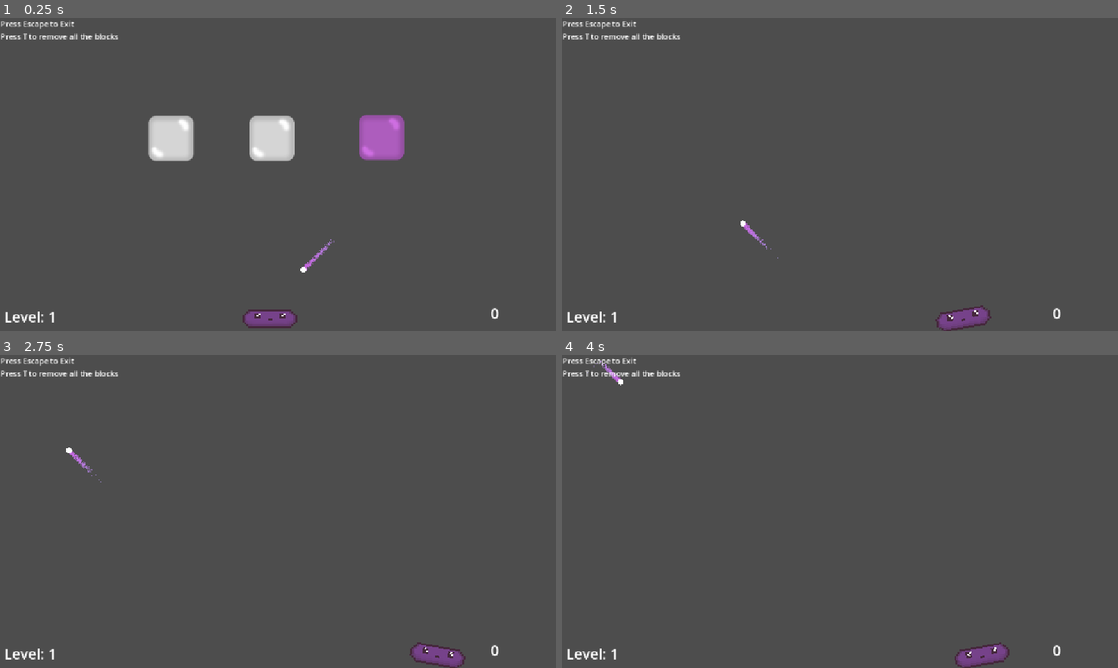
Above: before the commit, frames 1-4 (two rows, left to right).
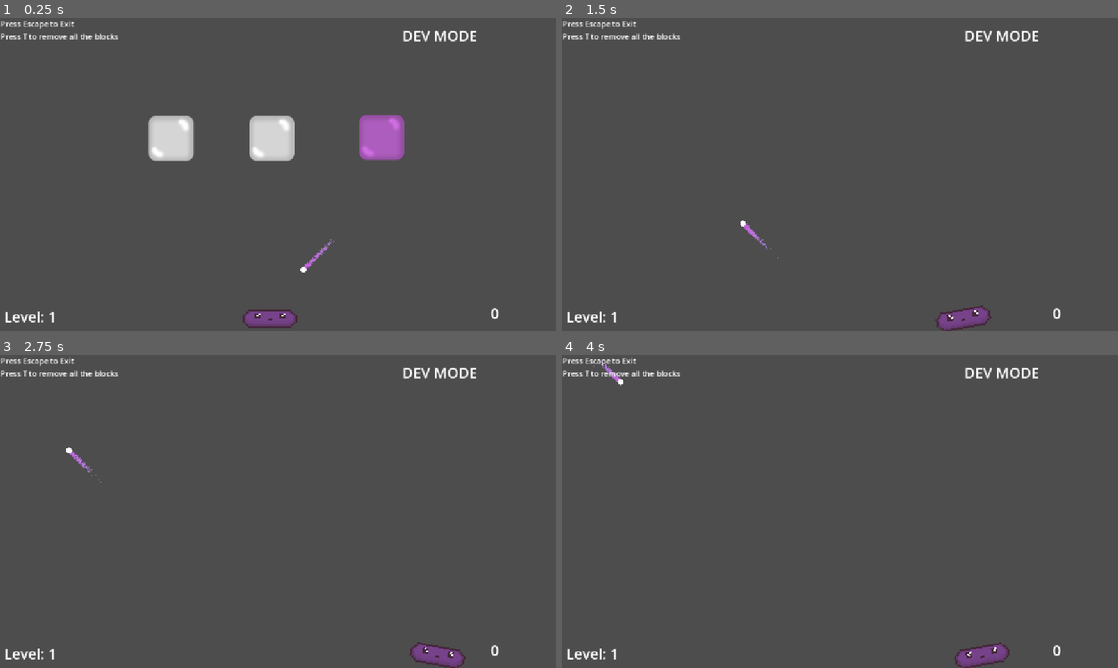
Above: after the commit, the same moments.

Repository: marcibaumel/HEJ_Brick
Game: Godot game, scene res://scenes/levels/customLevel.tscn
The game is run twice, just before and just after one commit, with the same random seed, the same clock (stepped at 60 frames per second) and the same inputs.
Inputs:
- Up to frame 1 (0.25 s): no input
- Up to frame 2 (1.5 s): tap T (destroy_children) at 0.5, 1.35 s; hold Right (ui_right) 0.53-1.28 s; hold T (destroy_children) 0.53-1.28 s; hold Left (ui_left) from 1.28 s (still down)
- Up to frame 3 (2.75 s): tap T (destroy_children) at 2 s; release Left (ui_left) at 2.03 s; hold Right (ui_right) from 2.03 s (still down); hold T (destroy_children) from 2.03 s (still down)
- Up to frame 4 (4 s): release T (destroy_children) at 2.78 s; tap T (destroy_children) at 2.85, 3.5 s; release Right (ui_right) at 3.53 s; hold Left (ui_left) from 3.53 s (still down); hold T (destroy_children) from 3.53 s (still down)

The runs differ from the first frame. In frame 1, 0.3% of the frame differs, in the area x 72-86%, y 4-8%; in frame 2, 0.3%; in frame 3, 0.3%; in frame 4, 0.3%.

Commit message:
Add dev mode option

Diff:
--- a/brickyMartin/project.godot
+++ b/brickyMartin/project.godot
@@ -15,9 +15,11 @@
 config/features=PackedStringArray("4.4", "Forward Plus")
 config/icon="uid://xov62fw74vcc"
 dev_mode=true
+application/dev_mode=true
 
 [autoload]
 
+DevMode="*res://scripts/dev_mode.gd"
 GameManager="*res://scenes/game_manager.tscn"
 
 [display]
--- a/brickyMartin/scenes/game_manager.tscn
+++ b/brickyMartin/scenes/game_manager.tscn
@@ -23,6 +23,15 @@
 theme_override_font_sizes/font_size = 30
 horizontal_alignment = 1
 
+[node name="Mode" type="Label" parent="CanvasLayer"]
+offset_left = 833.0
+offset_top = 14.0
+offset_right = 942.0
+offset_bottom = 56.0
+theme_override_font_sizes/font_size = 30
+text = "dev"
+horizontal_alignment = 1
+
 [node name="Label" type="Label" parent="CanvasLayer"]
 offset_right = 333.0
 offset_bottom = 191.0
--- /dev/null
+++ b/brickyMartin/scripts/dev_mode.gd
@@ -0,0 +1,8 @@
+extends Node
+
+var is_dev_mode: bool = false
+
+func _ready() -> void:
+	is_dev_mode = ProjectSettings.get_setting("application/dev_mode") or OS.get_environment("DEV_MODE") == "true"
+	if is_dev_mode:
+		print("Dev mode enabled")
--- a/brickyMartin/scripts/game_manager.gd
+++ b/brickyMartin/scripts/game_manager.gd
@@ -8,7 +8,7 @@
 	score += points
 
 func _process(delta: float) -> void:
-	if ProjectSettings.get_setting("application/dev_mode"):
+	if DevMode.is_dev_mode:
 		print("Running in dev mode")
 
 	var current_scene = get_tree().current_scene
@@ -21,6 +21,11 @@
 		$CanvasLayer/Score.text = str(score)
 		$CanvasLayer/Level.text = "Level: " + str(level)
 
+	if DevMode.is_dev_mode:
+		$CanvasLayer/Mode.text = "DEV MODE"
+	else:
+		$CanvasLayer/Mode.text = "NORMAL MODE"
+
 func _input(event):
 	if event.is_action_pressed("quit_game"):
 		get_tree().quit()
Not shown, added: brickyMartin/scripts/dev_mode.gd.uid
Not shown, changed: .github/workflows/create-build.yml
